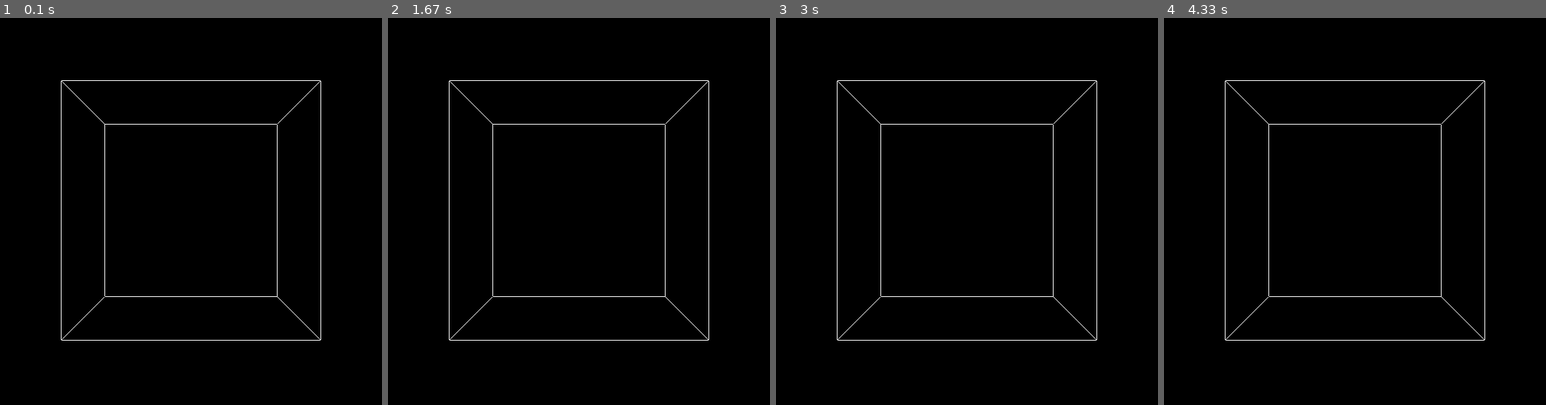
Above: before the commit, frames 1-4 (left to right).
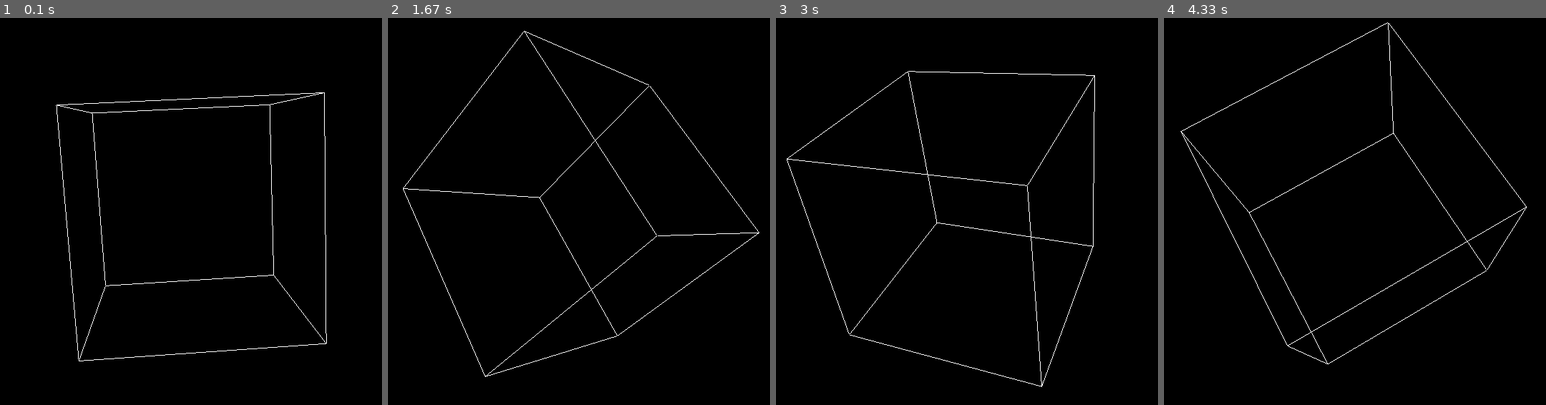
Above: after the commit, the same moments.

Repository: BassoGabriel/InitPython
Game: pygame game, started from TestPyGame.py
Two runs of this game, one before a commit and one after it. Both use one fixed random seed, a clock stepped at 60 frames per second and the inputs below.
Inputs:
- Up to frame 1 (0.1 s): no input
- Up to frame 2 (1.67 s): tap Enter at 0.33 s
- Up to frame 3 (3 s): no input
- Up to frame 4 (4.33 s): no input

The runs differ from the first frame. In frame 1, 1.8% of the frame differs, in the area x 14-86%, y 16-89%; in frame 2, 1.7%; in frame 3, 1.8%, in the area x 2-85%, y 13-96%; in frame 4, 1.7%.

Commit message:
Update TestPyGame.py

Diff:
--- a/TestPyGame.py
+++ b/TestPyGame.py
@@ -74,7 +74,7 @@
 
         #glTranslatef(0.0, paramW, paramS)
 
-        glRotatef(paramW*0.1, paramW, 0, paramD)
+        glRotatef(1, 3, 1, 1)
 
         #paramS = 0.0
         #paramW = 0.0
